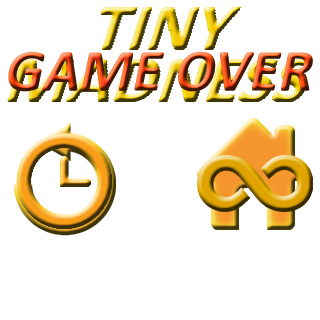
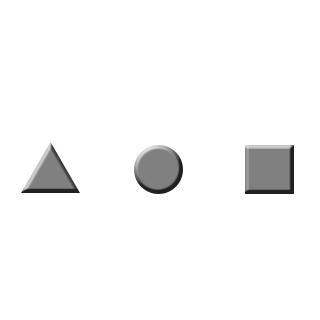
Layer changes from the first 320 × 320 image to the second:
added layer "Circle" above "Group 1" over <box>21,142,294,194</box>
hid group "Group 1" (9 layers) over <box>7,6,313,236</box>
moved "GAME OVER" into group "Group 1" over <box>8,51,313,92</box>
